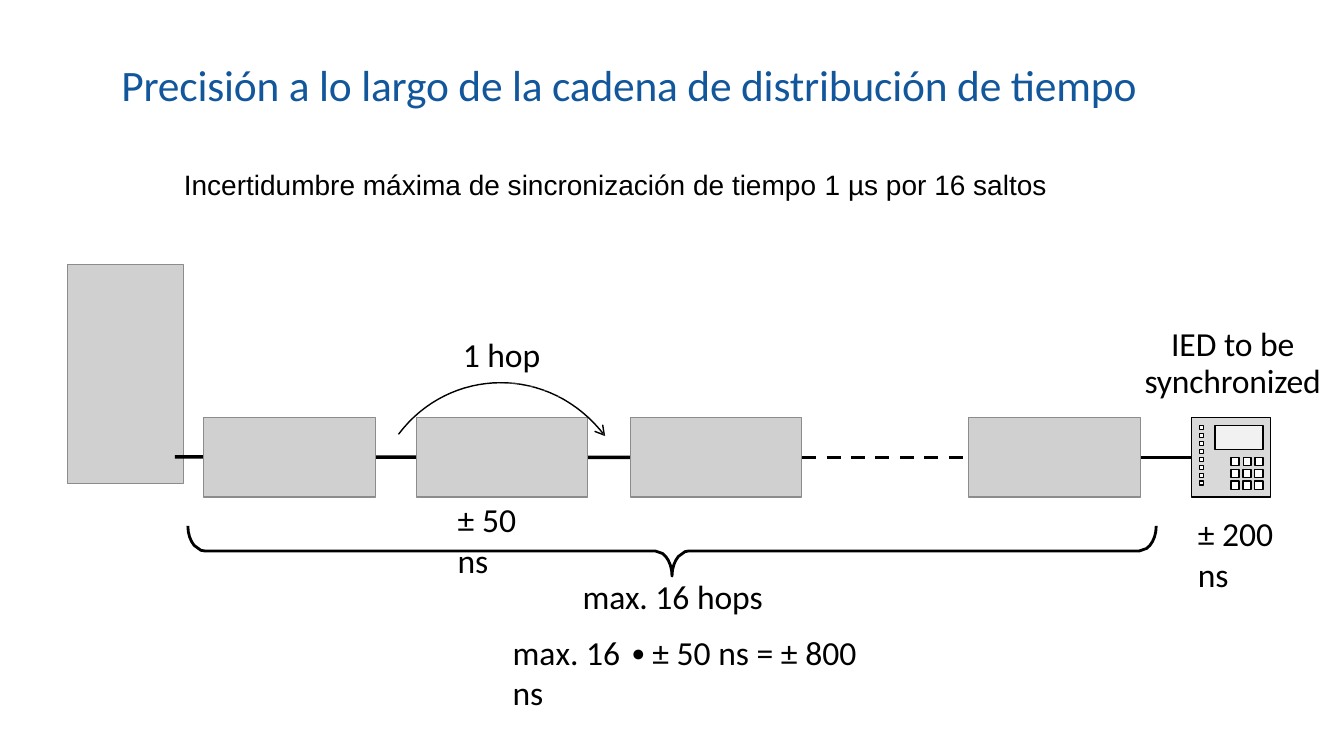
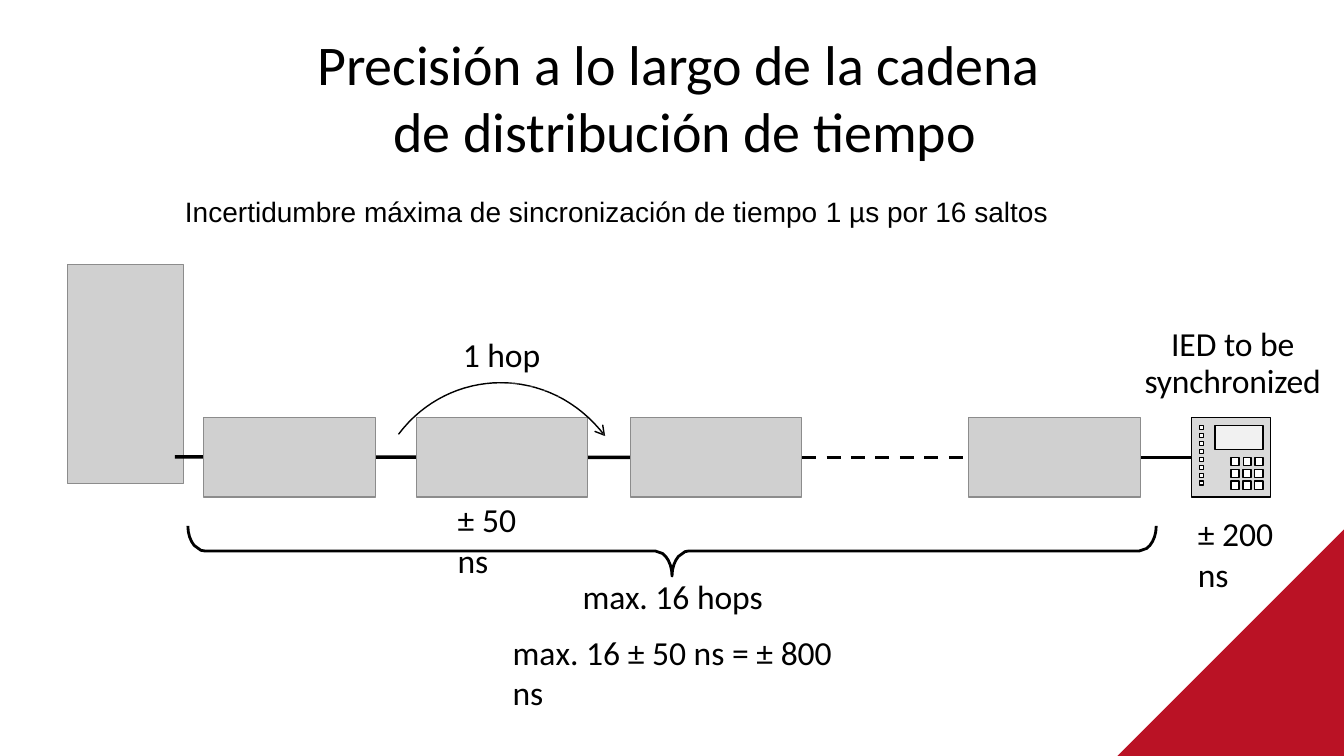
Before and after one commit to SiwaNetwork/QUANTUM, a slide deck: slide 7 of Time-Card/ДОКУМЕНТЫ/МАТЕРИАЛ СТАТЬИ/Применение в энергетике испанский.pptx. Drawn at 1344x756 pixels with LibreOffice and Linux fonts; fonts in the diff are those of the drawing; grey boxes stand for pictures; background and template pictures are left out. Boxes give left, top, right and bottom in pixels: in the first picture for what was removed or moved away, otherwise in the second. Text is boxed around its words. In the diff, an @@ line names an element or a change of style, - is before the commit and + after.

```diff
--- a/Time-Card/ДОКУМЕНТЫ/МАТЕРИАЛ СТАТЬИ/Применение в энергетике испанский.pptx
+++ b/Time-Card/ДОКУМЕНТЫ/МАТЕРИАЛ СТАТЬИ/Применение в энергетике испанский.pptx
@@ title "Precisión a lo largo de ...": place and size @@
-title "Precisión a lo largo de ..." at box(121, 71, 1137, 109)
+title "Precisión a lo largo de ..." at box(317, 46, 1039, 161)
@@ title "Precisión a lo largo de ..." at box(317, 46, 1039, 161): size 31 to 40 pt, text colour #12569B to #000000; alignment left to centre @@
@@ text "Incertidumbre máxima de sincronización de ...": place and size @@
-text "Incertidumbre máxima de sincronización de ..." at box(184, 174, 1046, 201)
+text "Incertidumbre máxima de sincronización de ..." at box(185, 201, 1047, 227)
@@ freeform shape added at box(1117, 529, 1344, 756), fill #BA1225 @@
@@ text at box(513, 642, 832, 706): text changed @@
-max. 16 ∙± 50 ns = ± 800 ns
+max. 16 ± 50 ns = ± 800 ns
```
Also in this commit, not shown: 16 other slides changed, 4 other files.
